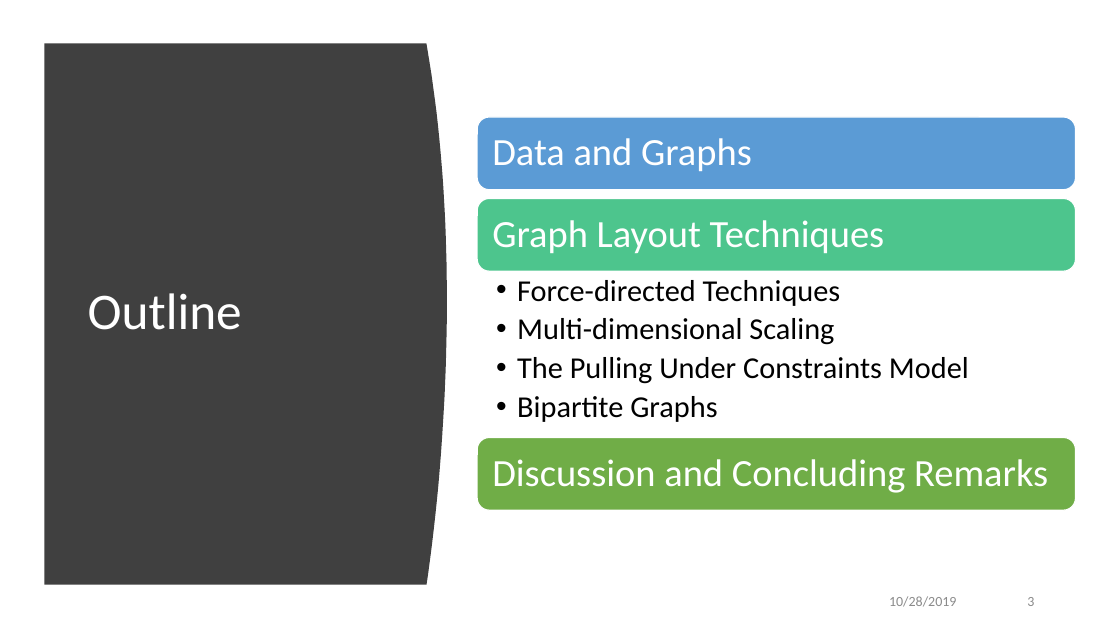
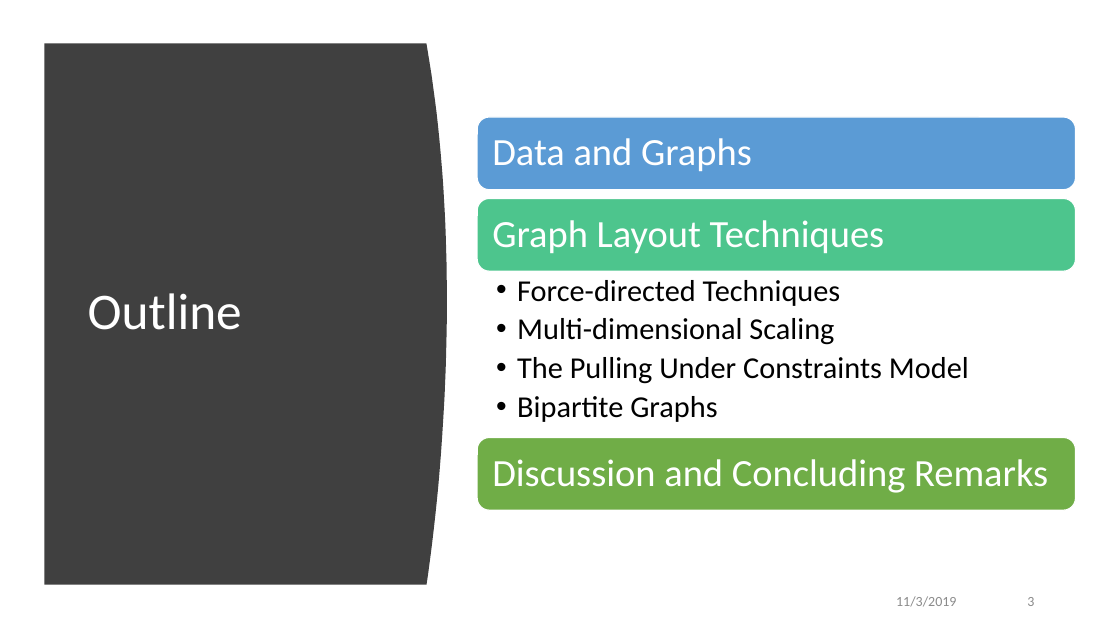
Before and after one commit to Weber12321/TMU-GIDS, a slide deck: slide 3 of 資料探勘與視覺化分析/Data Visualization Through Their Graph Representation.pptx. Drawn at 1120x630 pixels with LibreOffice and Linux fonts; fonts in the diff are those of the drawing. Boxes give left, top, right and bottom in pixels: in the first picture for what was removed or moved away, otherwise in the second. Text is boxed around its words. In the diff, an @@ line names an element or a change of style, - is before the commit and + after.

```diff
--- a/資料探勘與視覺化分析/Data Visualization Through Their Graph Representation.pptx
+++ b/資料探勘與視覺化分析/Data Visualization Through Their Graph Representation.pptx
@@ text at box(896, 596, 956, 607): text changed @@
-10/28/2019
+11/3/2019
```
Also in this commit, not shown: 8 other slides changed, 8 slides added, 18 other files.
